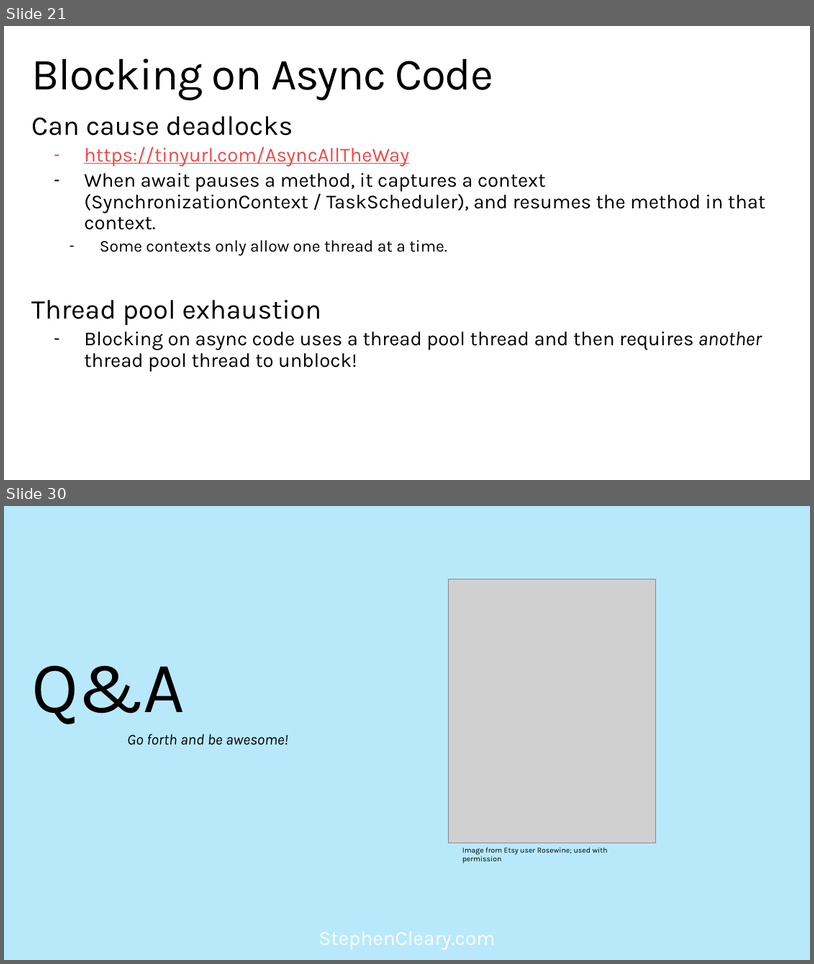
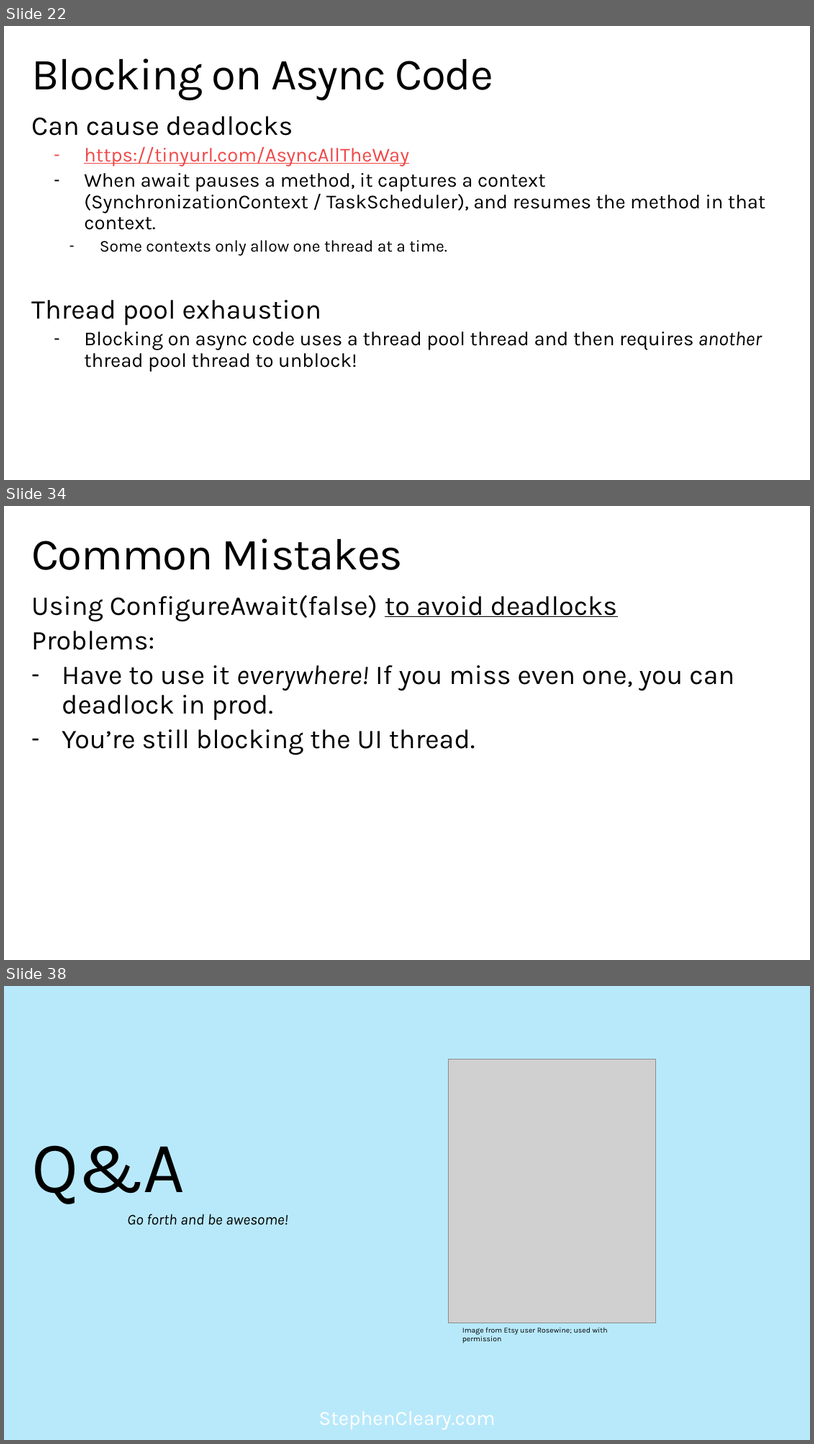
Before and after one commit to StephenCleary/Presentations, a slide deck: Async Pitfalls/Async Pitfalls.pptx. Shown one above the other, each under a label of ours: slides 21 and 30 before the commit, slides 22, 34 and 38 after it; the slides between them are not shown. The pictures are 814x964 and 814x1444 pixels, drawn with LibreOffice and Linux fonts; fonts in the diff are those of the drawing; grey boxes stand for pictures; background and template pictures are left out. Boxes give left, top, right and bottom in pixels: in the first picture for what was removed or moved away, otherwise in the second. Text is boxed around its words. In the diff, an @@ line names an element or a change of style, - is before the commit and + after.

```diff
--- a/Async Pitfalls/Async Pitfalls.pptx
+++ b/Async Pitfalls/Async Pitfalls.pptx
@@ slide 34 added at bbox=[4, 506, 810, 960], background picture (left out); not listed: 1 template element that a slide beside it also shows @@
@@ title added at bbox=[31, 538, 403, 570], 52.9 pt, text #000000 @@
+Common Mistakes
@@ text added at bbox=[31, 595, 735, 755], 32.4 pt, text #000000 @@
+Using ConfigureAwait(false) to avoid deadlocks
+Problems:
+– Have to use it everywhere! If you miss even one, you can deadlock in prod.
+– You’re still blocking the UI thread.
@@ what was slide 21 is now slide 22 @@
@@ what was slide 30 is now slide 38 @@
```
Also in this commit, not shown: 7 slides changed, 15 other slides added, 8 slides removed, 4 other files.
